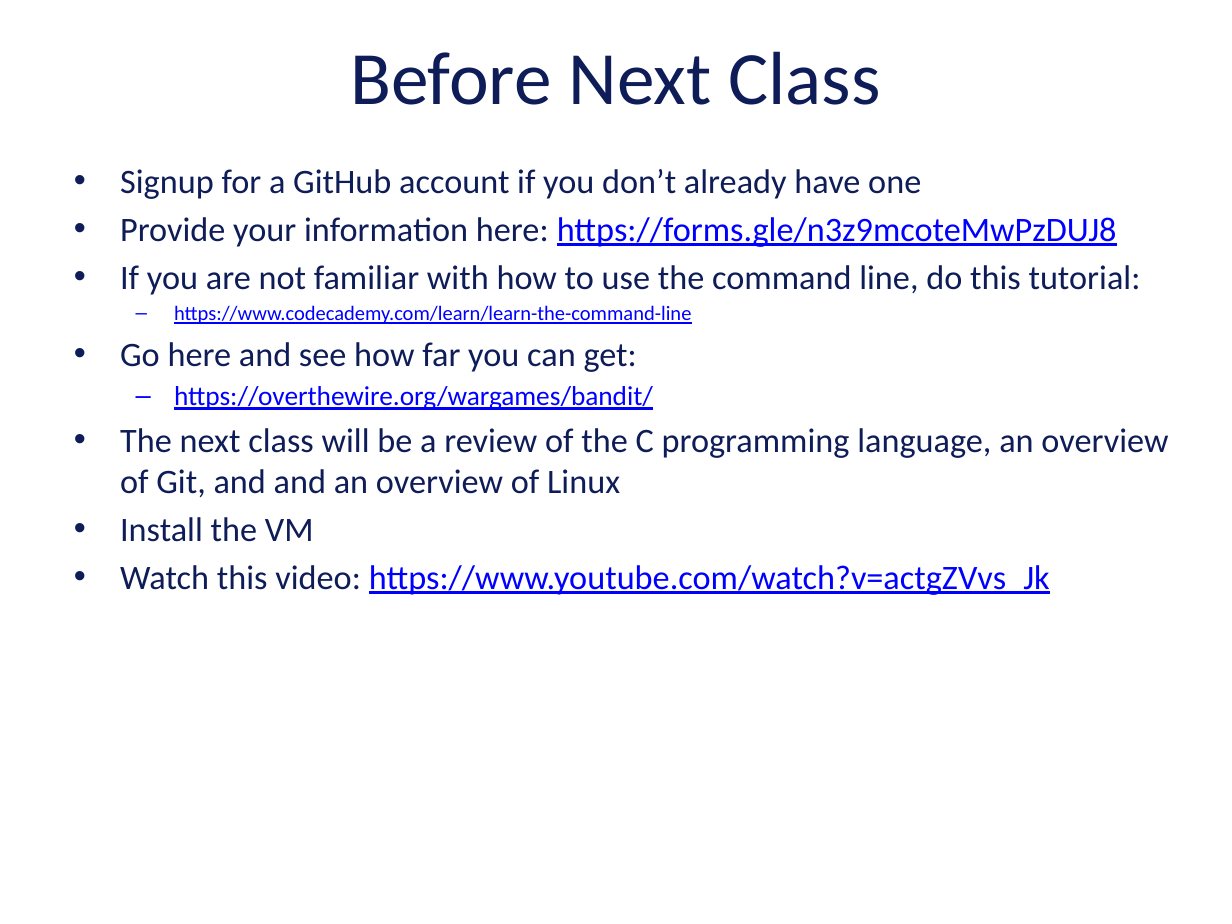
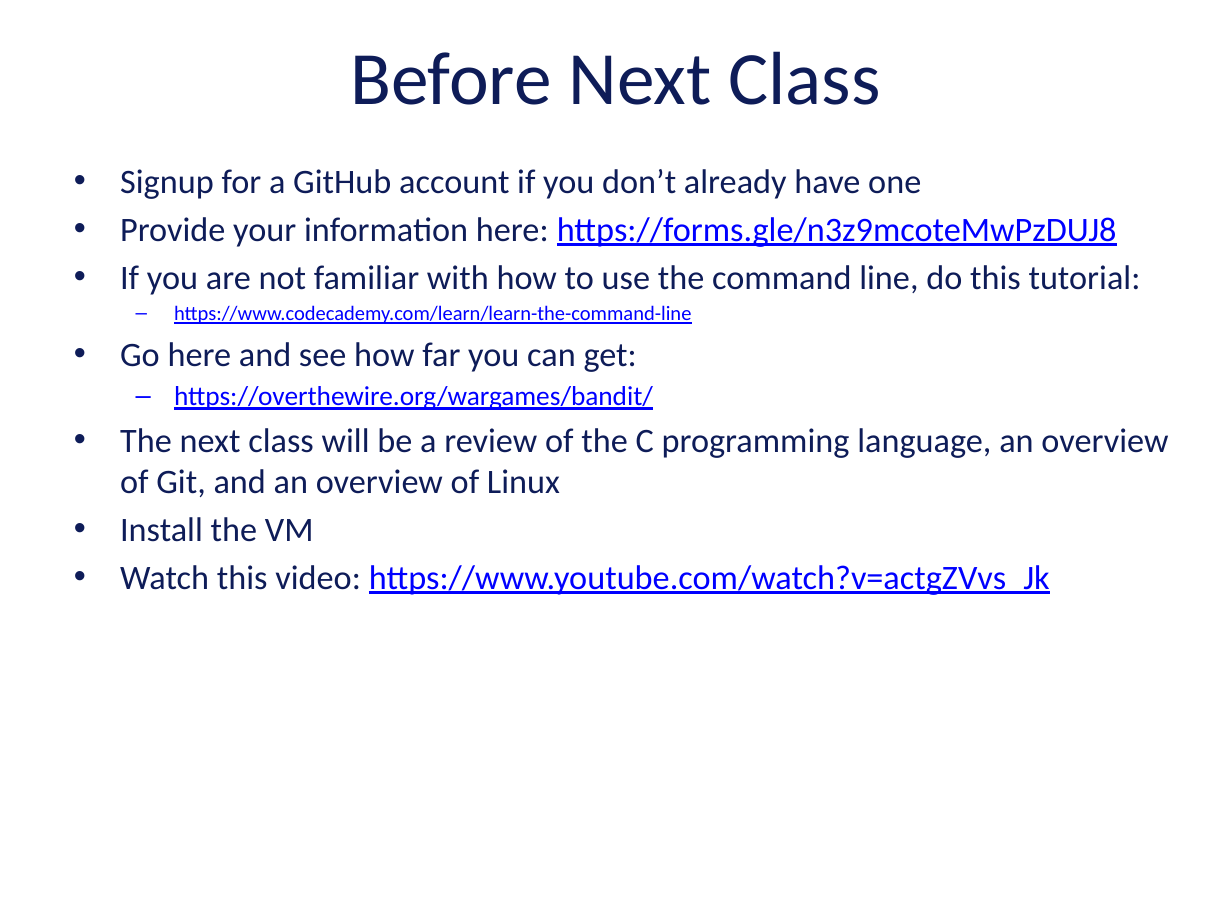
Before and after one commit to charliexu07/lectures, a slide deck: slide 31 of lecture-01/slides/lecture-01.pptx. Drawn at 1232x924 pixels with LibreOffice and Linux fonts; fonts in the diff are those of the drawing; background and template pictures are left out. Boxes give left, top, right and bottom in pixels: in the first picture for what was removed or moved away, otherwise in the second. Text is boxed around its words. In the diff, an @@ line names an element or a change of style, - is before the commit and + after.

Commit message:
Updates to Lecture 1

```diff
--- a/lecture-01/slides/lecture-01.pptx
+++ b/lecture-01/slides/lecture-01.pptx
@@ text at (120,428,1168,497): text changed @@
-• The next class will be a review of the C programming language, an overview of Git, and and an overview of Linux
+• The next class will be a review of the C programming language, an overview of Git, and an overview of Linux
```
Also in this commit, not shown: 4 other files.
